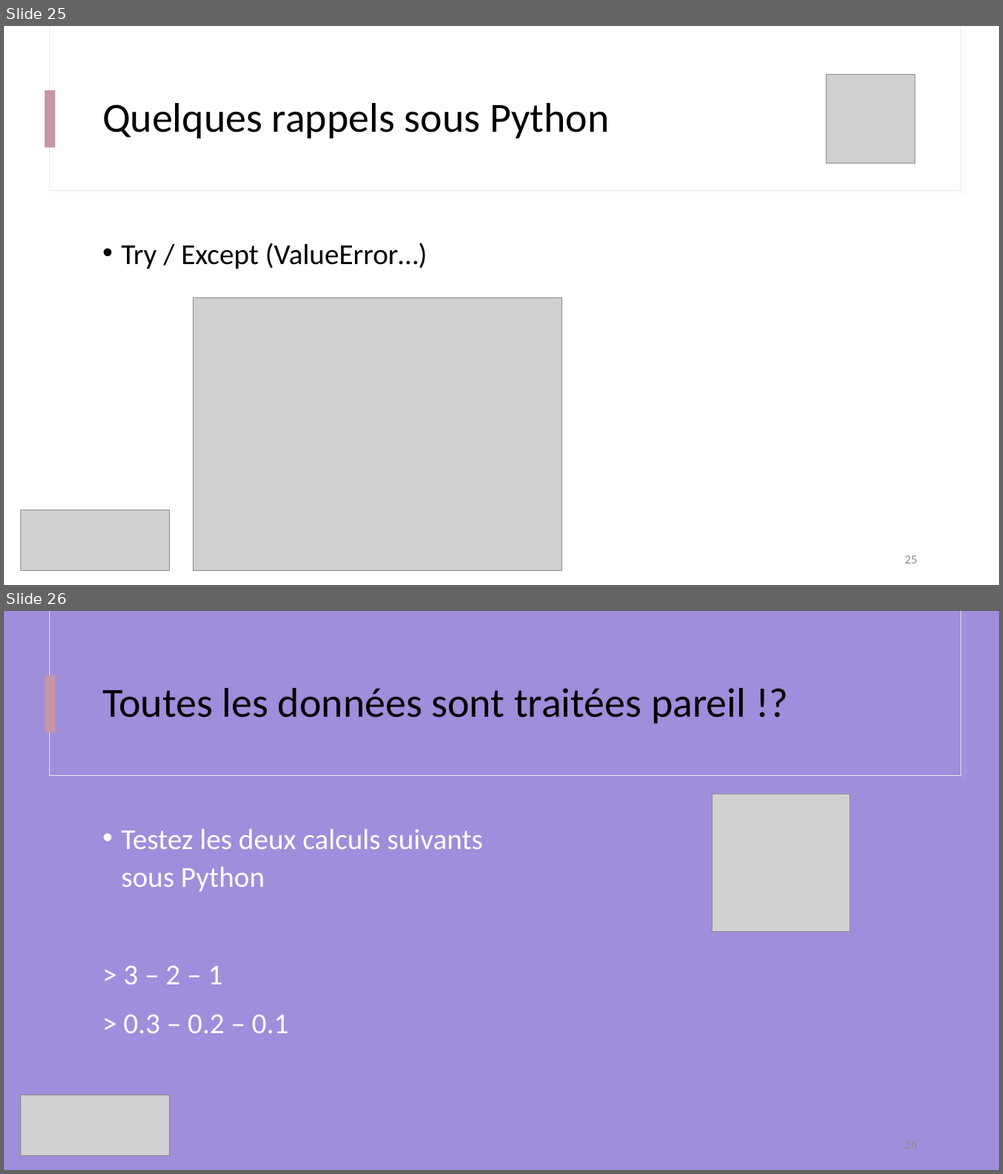
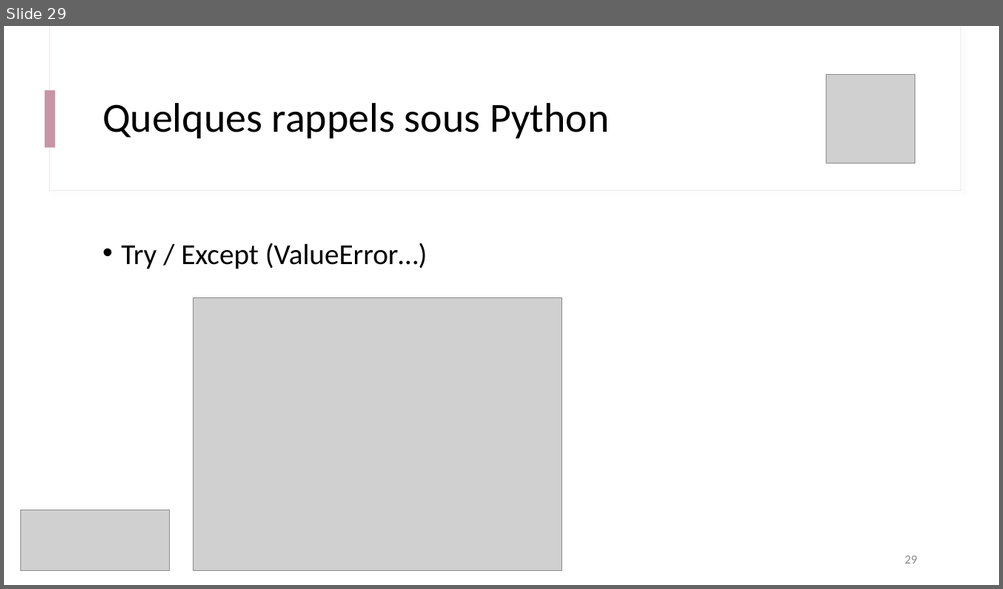
Before and after one commit to IOGS-Digital-Methods/semester-5, a slide deck: s5_outils_numeriques/b1_outils_numeriques/seance1_demistifier_python/B1_1_Demystifier_Python.pptx. Shown one above the other, each under a label of ours: slides 25 and 26 before the commit, slide 29 after it. The pictures are 1003x1174 and 1003x589 pixels, drawn with LibreOffice and Linux fonts; fonts in the diff are those of the drawing; grey boxes stand for pictures. Boxes give left, top, right and bottom in pixels: in the first picture for what was removed or moved away, otherwise in the second. Text is boxed around its words. In the diff, an @@ line names an element or a change of style, - is before the commit and + after.

```diff
--- a/s5_outils_numeriques/b1_outils_numeriques/seance1_demistifier_python/B1_1_Demystifier_Python.pptx
+++ b/s5_outils_numeriques/b1_outils_numeriques/seance1_demistifier_python/B1_1_Demystifier_Python.pptx
@@ slide 26 removed at (4, 611, 999, 1170), background #A08DDB; not listed: 1 template element that a slide beside it also shows @@
@@ rectangle removed at (50, 611, 961, 776) @@
@@ rectangle removed at (51, 611, 961, 775) @@
@@ title removed at (102, 688, 745, 723) @@
-Toutes les données sont traitées pareil !?
@@ picture removed at (712, 794, 850, 932) @@
@@ text removed at (121, 829, 483, 1034) @@
-• Testez les deux calculs suivants sous Python
-> 3 – 2 – 1
-> 0.3 – 0.2 – 0.1
@@ picture removed at (20, 1095, 170, 1156) @@
@@ what was slide 25 is now slide 29 @@
@@ page number at (905, 556, 917, 564): text changed @@
-25
+29
```
Also in this commit, not shown: 1 slide changed, 2 slides added, 2 other files.
